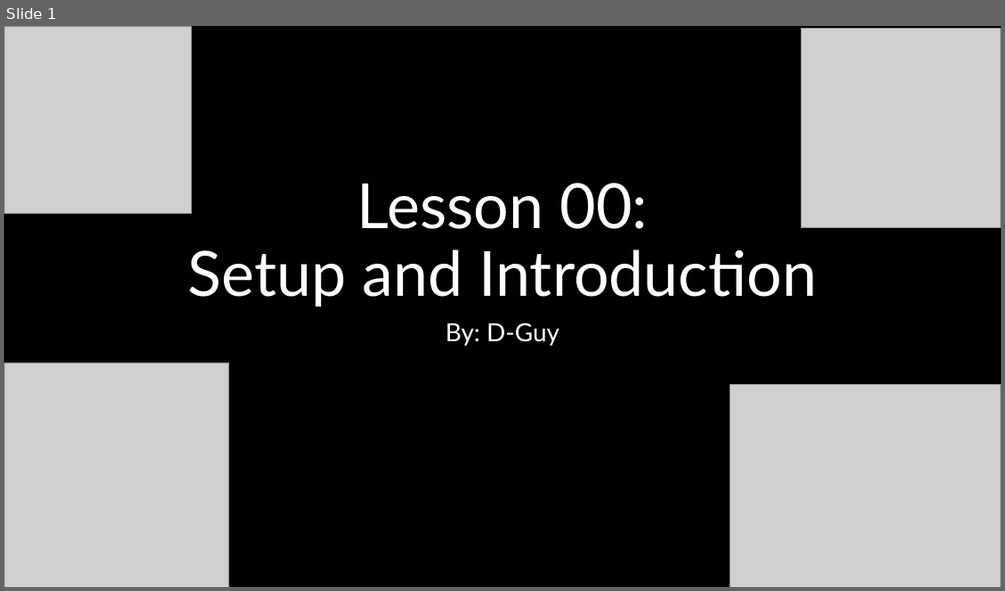
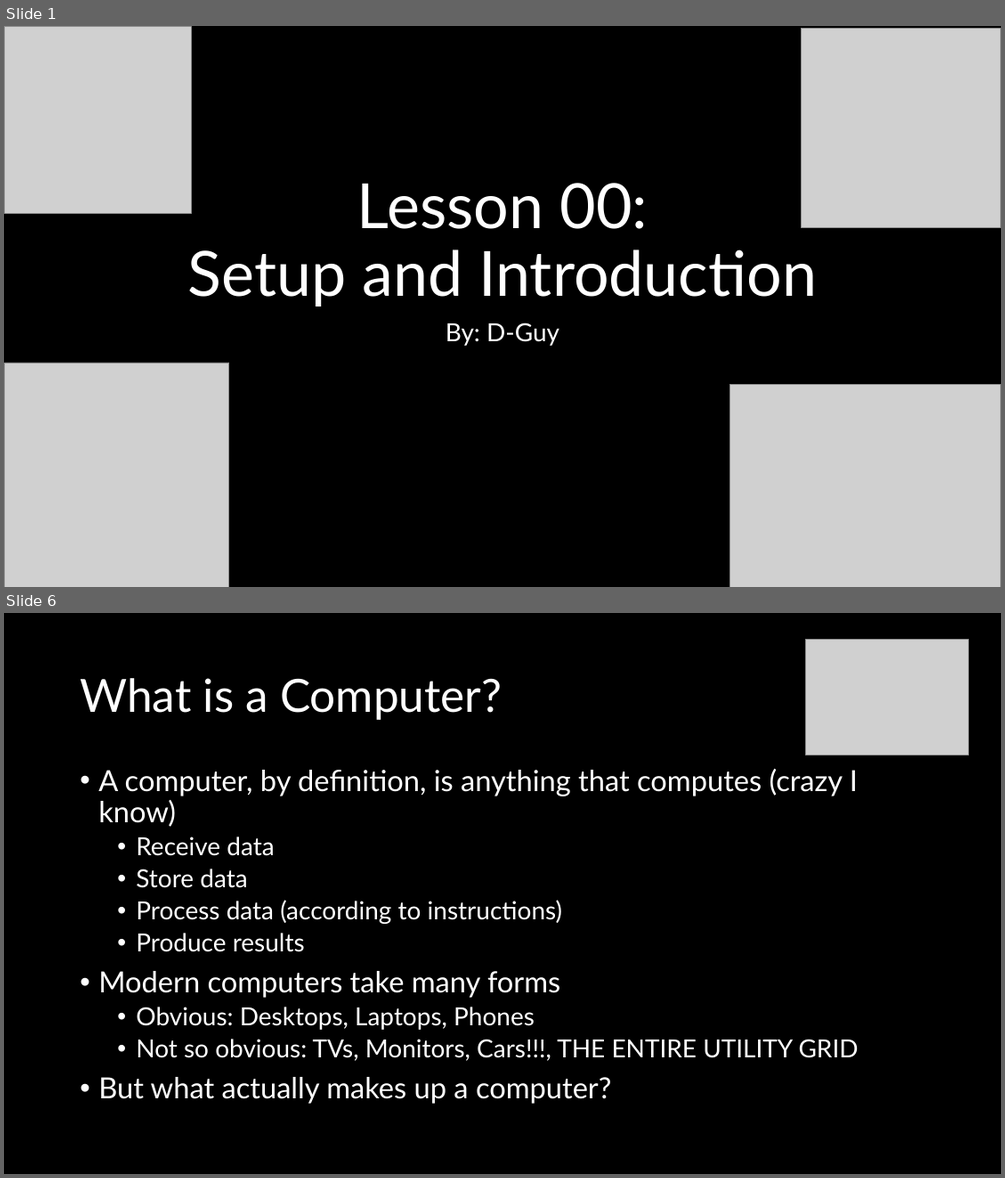
Before and after one commit to d-guh/computer-courses, a slide deck: lessons/00/lesson-00.pptx. Shown one above the other, each under a label of ours: slide 1 before the commit, slides 1 and 6 after it; the slides between them are not shown. The pictures are 1005x591 and 1005x1178 pixels, drawn with LibreOffice and Linux fonts; fonts in the diff are those of the drawing; grey boxes stand for pictures; background and template pictures are left out. Boxes give left, top, right and bottom in pixels: in the first picture for what was removed or moved away, otherwise in the second. Text is boxed around its words. In the diff, an @@ line names an element or a change of style, - is before the commit and + after.

```diff
--- a/lessons/00/lesson-00.pptx
+++ b/lessons/00/lesson-00.pptx
@@ slide 6 added at box(4, 613, 1001, 1174), background #000000 @@
@@ picture added at box(806, 639, 969, 755) @@
@@ title added at box(80, 678, 502, 720), 44 pt, text #FFFFFF @@
+What is a Computer?
@@ text added at box(98, 769, 858, 1103), 24 pt, text #FFFFFF @@
+• A computer, by definition, is anything that computes (crazy I know)
+  • Receive data
+  • Store data
+  • Process data (according to instructions)
+  • Produce results
+• Modern computers take many forms
+  • Obvious: Desktops, Laptops, Phones
+  • Not so obvious: TVs, Monitors, Cars!!!, THE ENTIRE UTILITY GRID
+• But what actually makes up a computer?
```
Also in this commit, not shown: 22 other slides added, 1 slide removed, 1 other file.
